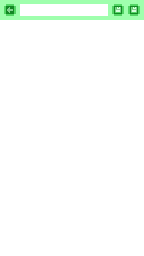
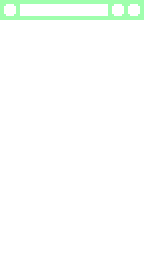
The second 144 x 256 image is a revision of the first. Changes to its layers:
painted on "Background" over [4, 4, 140, 16]
